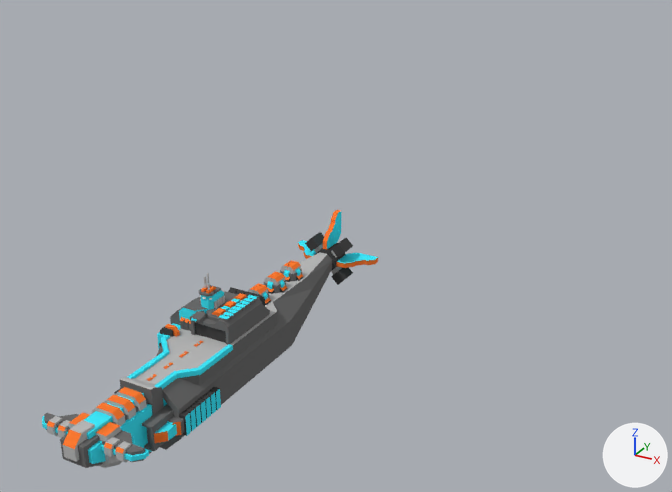
A saved change to the Blender file YanderPack/titan_dubcarrier/naval_dubcarrier/naval_dubcarrier.blend.
One viewpoint serves both versions: a 50 mm lens placed at (92.0, -115.0, 80.0), pointed at (-18.0, 85.0, -20.0). The lights are fixed; the arrows at lower right show +X, +Y and +Z.
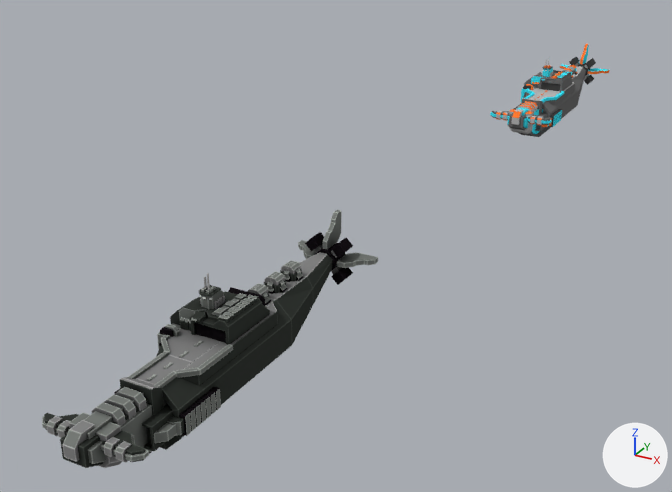
The newer file is also turned or shifted as a whole; pictures and numbers use the older file's frame.

What differs and where, as boxes [x1, y1, x2, y2] in the pictures (672 x 492 px):
```json
{"object": "Cube.001", "change": "added", "after": [490, 44, 609, 137], "faces in mat_medium_grey (dark grey #6d6d6d)": [492, 66, 586, 137], "faces in mat_grey (grey #b9b9b9)": [496, 57, 590, 134], "faces in mat_primary (cyan #40ebff)": [490, 44, 609, 134], "faces in mat_dark_grey (dark grey #454545)": [514, 57, 596, 127], "faces in mat_secondary (orange #ff7c32)": [496, 44, 609, 127]}
{"part": 1, "of": "me_cube_016", "change": "recoloured", "before": [47, 243, 342, 468], "after": [47, 243, 342, 468]}
{"part": 2, "of": "me_cube_016", "change": "recoloured", "before": [47, 210, 378, 454], "after": [47, 210, 378, 454], "on screen": "orange to grey"}
{"part": 3, "of": "me_cube_016", "change": "recoloured", "before": [42, 211, 378, 464], "after": [42, 211, 378, 464], "on screen": "cyan to grey"}
{"part": 4, "of": "me_cube_016", "change": "recoloured", "before": [44, 254, 332, 468], "after": [44, 254, 332, 468], "on screen": "grey to black"}
{"part": 5, "of": "me_cube_016", "change": "recoloured", "before": [114, 232, 353, 436], "after": [114, 232, 353, 436]}
```

Scene script edits in JSON lines:
```json
{"op": "add", "block": "img_naval_dubcarrier_diffuse_png", "code": ["img_naval_dubcarrier_diffuse_png = load_image('naval_dubcarrier_diffuse.png', 'final_textures/naval_dubcarrier_diffuse.png', 1024, 1024, 'sRGB')"]}
{"op": "add", "block": "mat_material", "code": ["mat_material = principled_material('Material')", "mat_material.texture = img_naval_dubcarrier_diffuse_png", "mat_material.specular_ior_level = 0.0"]}
{"block": "me_cube_016", "where": "me_cube_016.from_pydata(...)  # 1634 vertices, 988 faces; spans x -10.0..10.0, y -0.7..81.7, z -9.2..13.6"}
{"block": "me_cube_016", "where": "# used by ob_cube_015; location = (3.4, -34.3, -3.3)"}
{"op": "remove", "block": "me_cube_016", "code": "me_cube_016.materials.append(mat_lights)  # white #ffffff"}
{"block": "me_cube_016", "change": "me_cube_016 part 1: 127 faces spanning x -7.5..7.5, y -0.7..78.5, z -5.3..13.6 switch from mat_grey (grey #b9b9b9) to mat_material (picture img_naval_dubcarrier_diffuse_png)"}
{"block": "me_cube_016", "change": "me_cube_016 part 2: 184 faces spanning x -9.4..9.4, y -0.7..81.7, z -4.5..10.3 switch from mat_secondary (orange #ff7c32) to mat_material (picture img_naval_dubcarrier_diffuse_png)"}
{"block": "me_cube_016", "change": "me_cube_016 part 3: 220 faces spanning x -10.0..10.0, y 0.8..81.7, z -7.2..10.3 switch from mat_primary (cyan #40ebff) to mat_material (picture img_naval_dubcarrier_diffuse_png)"}
{"block": "me_cube_016", "change": "me_cube_016 part 4: 240 faces spanning x -9.7..9.7, y 0.0..74.9, z -9.2..9.9 switch from mat_medium_grey (dark grey #6d6d6d) to mat_material (picture img_naval_dubcarrier_diffuse_png)"}
{"block": "me_cube_016", "change": "me_cube_016 part 5: 202 faces spanning x -8.2..7.3, y 17.2..79.5, z -5.0..7.4 switch from mat_dark_grey (dark grey #454545) to mat_material (picture img_naval_dubcarrier_diffuse_png)"}
{"op": "add", "block": "me_cube_001", "code": ["me_cube_001 = bpy.data.meshes.new('Cube.001')", "me_cube_001.from_pydata(...)  # 1634 vertices, 988 faces; spans x -10.0..10.0, y -34.9..47.4, z -10.9..11.8", "# faces by material slot: [184, 220, 127, 240, 202, 15]", "me_cube_001.materials.append(mat_secondary)  # orange #ff7c32", "me_cube_001.materials.append(mat_primary)  # cyan #40ebff", "me_cube_001.materials.append(mat_grey)  # grey #b9b9b9", "me_cube_001.materials.append(mat_medium_grey)  # dark grey #6d6d6d", "me_cube_001.materials.append(mat_dark_grey)  # dark grey #454545", "me_cube_001.materials.append(mat_lights)  # white #ffffff"]}
{"op": "add", "block": "ob_cube_001", "code": ["ob_cube_001 = bpy.data.objects.new('Cube.001', me_cube_001)", "ob_cube_001.location = (3.4, 199.0, -1.6)"]}
```
